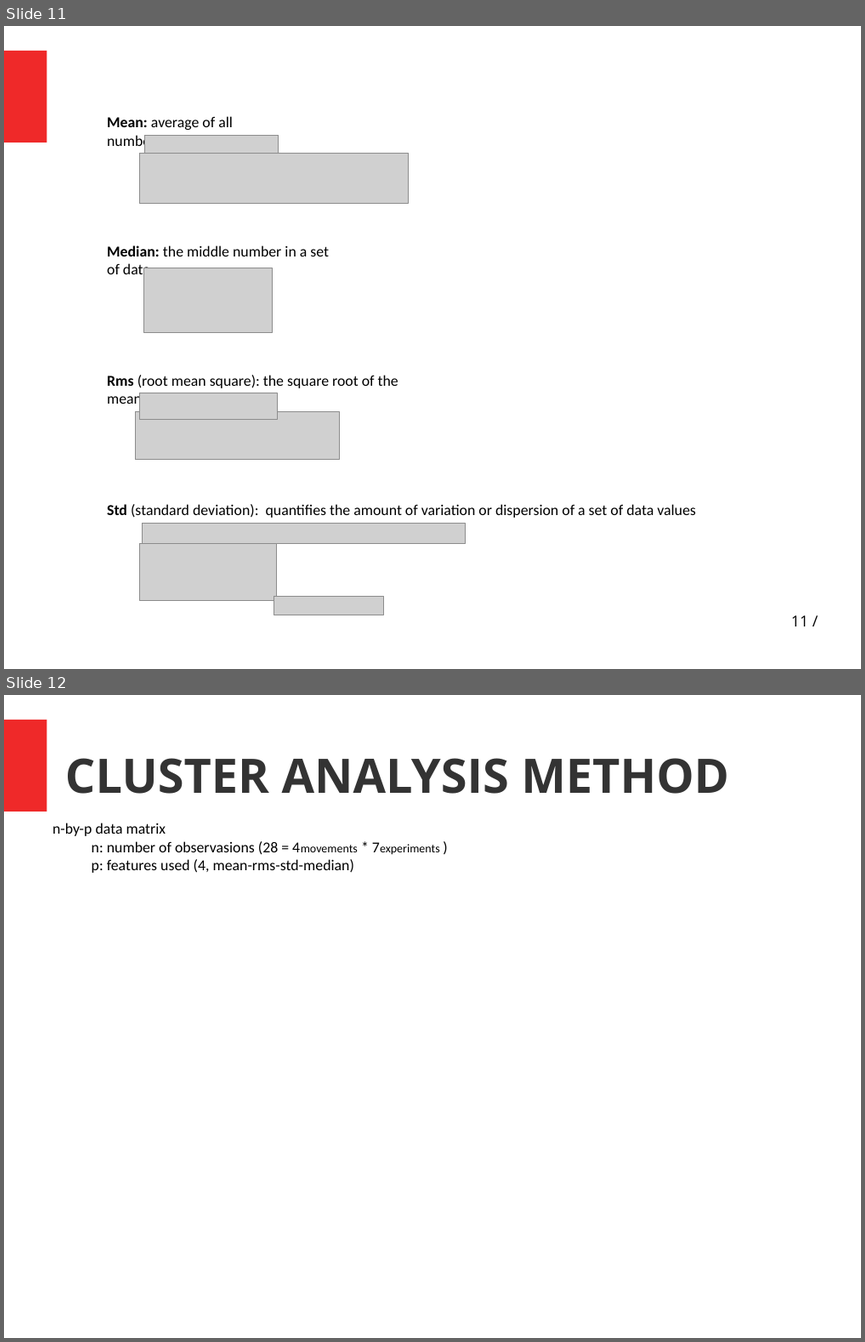
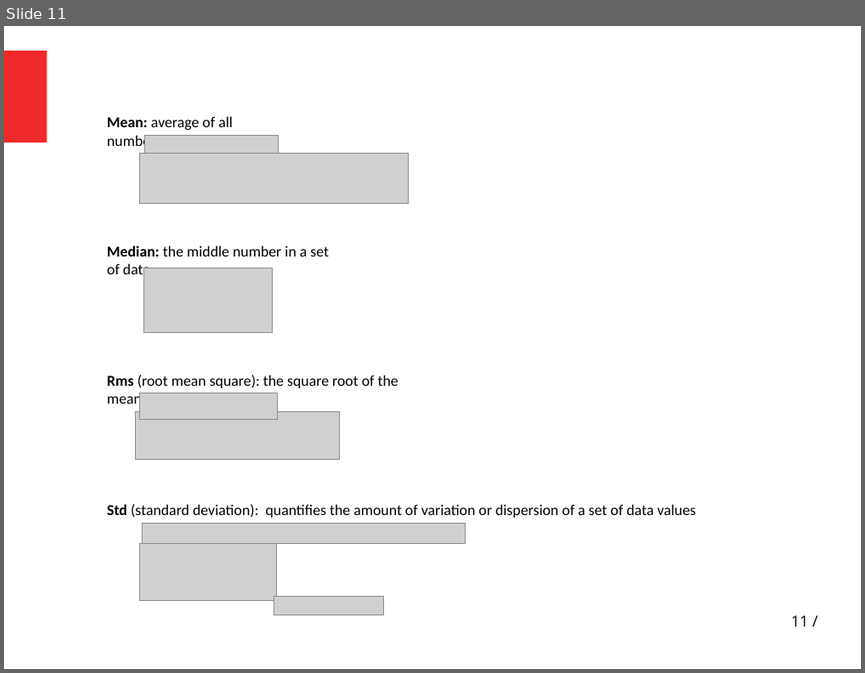
Before and after one commit to athava/ptixiaki, a slide deck: general_Slides.pptx. Shown one above the other, each under a label of ours: slides 11 and 12 before the commit, slide 11 after it. The pictures are 865x1342 and 865x673 pixels, drawn with LibreOffice and Linux fonts; fonts in the diff are those of the drawing; grey boxes stand for pictures. Boxes give left, top, right and bottom in pixels: in the first picture for what was removed or moved away, otherwise in the second. Text is boxed around its words. In the diff, an @@ line names an element or a change of style, - is before the commit and + after.

```diff
--- a/general_Slides.pptx
+++ b/general_Slides.pptx
@@ slide 12 removed at [4,695,861,1338], background #FFFFFF; not listed: 1 template element that a slide beside it also shows @@
@@ text removed at [65,758,729,794] @@
-CLUSTER ANALYSIS METHOD
@@ text removed at [52,823,354,873] @@
-n-by-p data matrix
-  n: number of observasions (28 = 4movements * 7experiments )
-  p: features used (4, mean-rms-std-median)
```
Also in this commit, not shown: 2 slides changed, 1 slide added, 6 other files.
